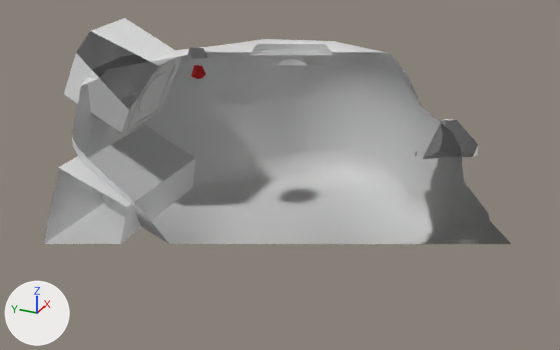
The glTF model assets/models/submarine.glb as it was, and as the next commit left it.
Camera for both pictures: a 50 mm camera at (-9.23, -3.98, 5.52) aimed at (-0.14, 0.12, 0.98). The axes (+X, +Y, +Z) are drawn at lower left. The lights are the same throughout. Everything nearer to the camera than a plane just in front of the edit is cut away.

Names of what the first picture shows: 'Hull', 'Light', 'Reactor', 'Sonar'.
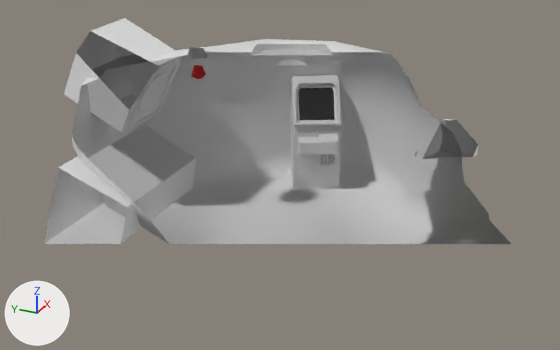
Commit message: Add PCUnit Model

Where the change shows, as pixel boxes (x1, y1, x2, y2) in the pictures (560 x 350 px):
'PCUnit', added: after (288, 75, 342, 191)
    faces in mat_metalsurface (white #e7e7e7): (288, 75, 342, 191)
    faces in mat_pcscreen (black #000000): (299, 88, 335, 120)
    faces in mat_metalwall (white #e7e7e7): (294, 81, 340, 142)

The change in detail:
Material 'PCScreen' (mat_pcscreen) is new.
Its base color is (0.0, 0.0, 0.0) (black #000000).
Mesh me_pcunit is new.
It has 435 vertices, 854 faces and spans x 1.27..2.45, y -0.17..0.96, z -0.05..1.74.
Faces by material slot: [813, 9, 32].
It uses material mat_metalsurface (white #e7e7e7).
It uses material mat_pcscreen (black #000000).
It uses material mat_metalwall (white #e7e7e7).
Object 'PCUnit' (ob_pcunit) is new; it shows me_pcunit.
Its location is (0.0, 0.0, 0.0).
